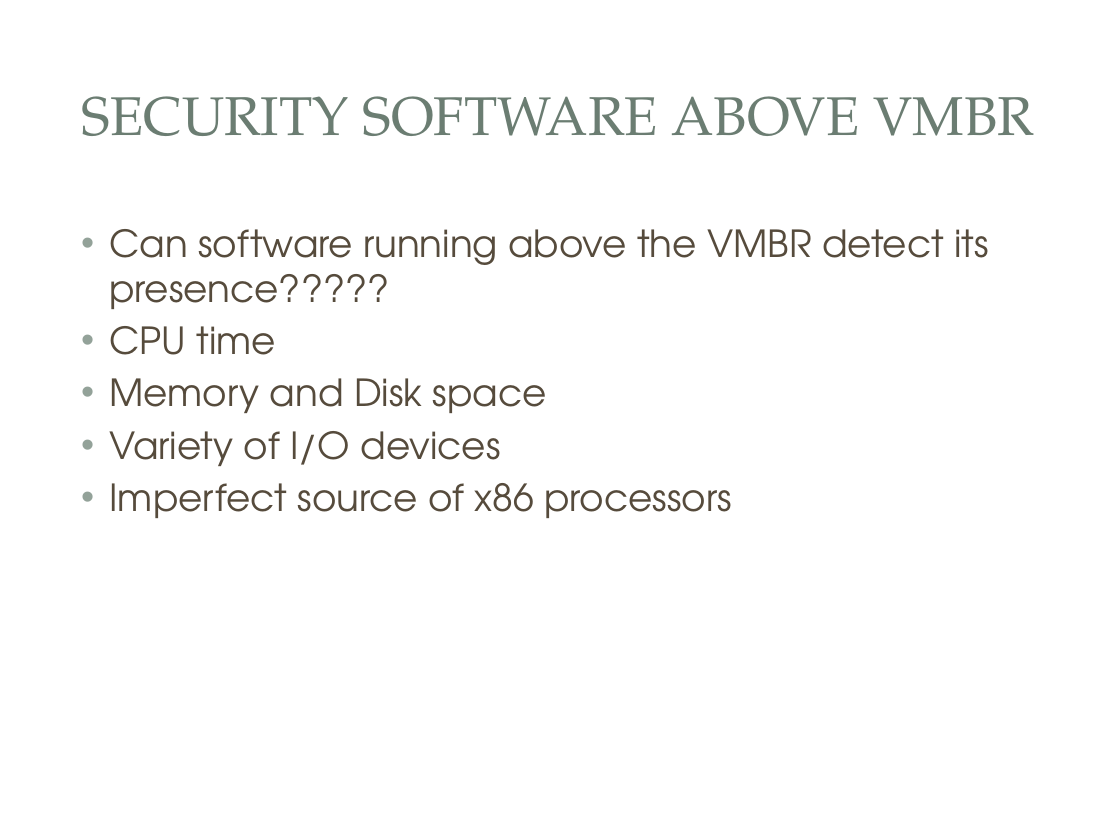
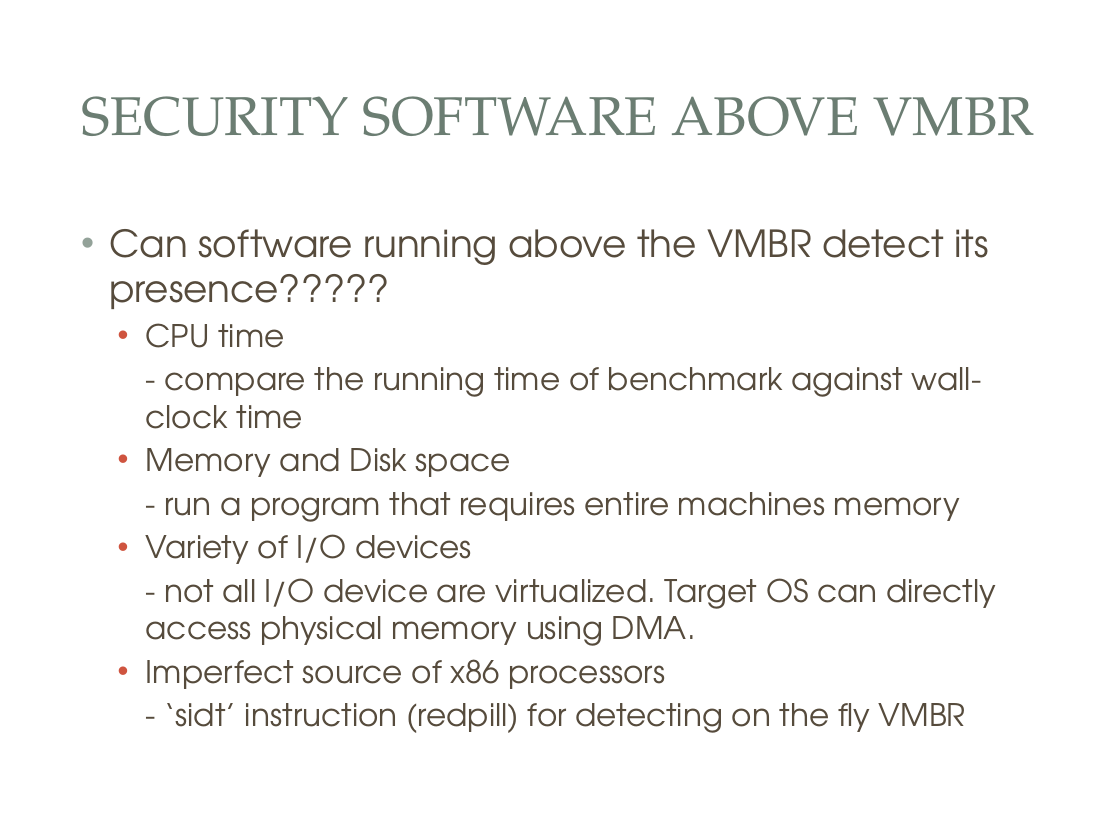
Before and after one commit to mjmalkowski11023/Computer-Security-2013, a slide deck: slide 13 of VMBR_Presentation.pptx. Drawn at 1120x840 pixels with LibreOffice and Linux fonts; fonts in the diff are those of the drawing; background and template pictures are left out. Boxes give left, top, right and bottom in pixels: in the first picture for what was removed or moved away, otherwise in the second. Text is boxed around its words. In the diff, an @@ line names an element or a change of style, - is before the commit and + after.

Commit message:
made changes to my slide

```diff
--- a/VMBR_Presentation.pptx
+++ b/VMBR_Presentation.pptx
@@ text at <box>146,323,666,689</box>: size 24 to 20 pt in "CPU time", "Memory and Disk space", "Variety of I/O devices", "Imperfect source of x86 processors"; list level 1 to 2 in "CPU time"; bullet colour #93A299 to #CF543F; list level 1 to 2 in "Memory and Disk space"; list level 1 to 2 in "Variety of I/O devices"; list level 1 to 2 in "Imperfect source of x86 processors" @@
@@ text at <box>146,367,981,429</box>: paragraph added @@
+  - compare the running time of benchmark against wall-clock time
@@ text at <box>165,492,960,522</box>: paragraph added @@
+  - run a program that requires entire machines memory
@@ text at <box>146,578,996,646</box>: paragraph added @@
+  - not all I/O device are virtualized. Target OS can directly access physical memory using DMA.
@@ text at <box>165,703,966,733</box>: paragraph added @@
+  - ‘sidt’ instruction (redpill) for detecting on the fly VMBR
```
Also in this commit, not shown: 3 other slides changed, 1 slide added.
